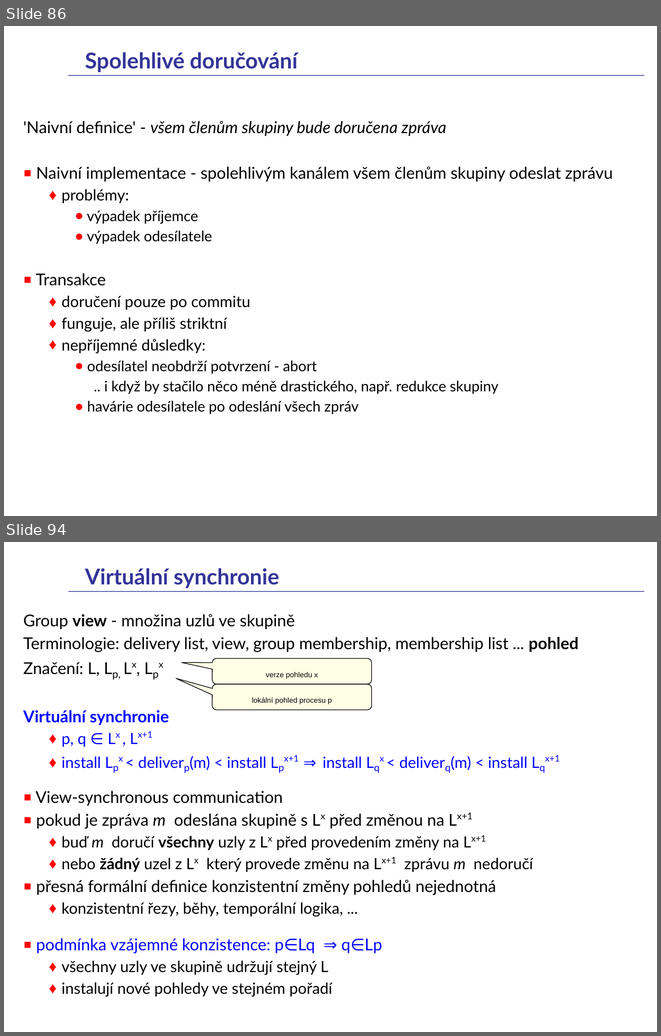
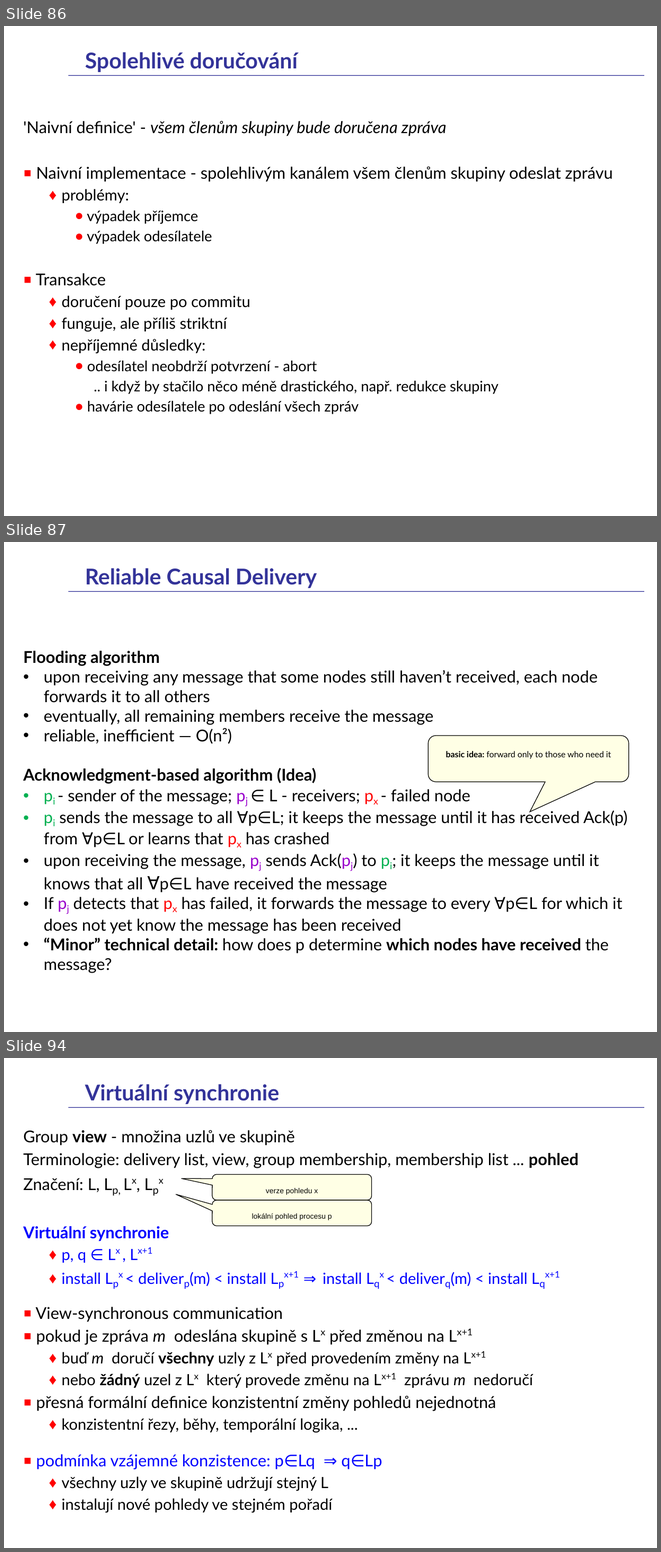
Before and after one commit to fan1x/fan1x.github.io, a slide deck: data/2025-26/pds/PDS-en.pptx. Shown one above the other, each under a label of ours: slides 86 and 94 before the commit, slides 86, 87 and 94 after it; the slides between them are not shown. The pictures are 661x1036 and 661x1552 pixels, drawn with LibreOffice and Linux fonts; fonts in the diff are those of the drawing. Boxes give left, top, right and bottom in pixels: in the first picture for what was removed or moved away, otherwise in the second. Text is boxed around its words. In the diff, an @@ line names an element or a change of style, - is before the commit and + after.

```diff
--- a/data/2025-26/pds/PDS-en.pptx
+++ b/data/2025-26/pds/PDS-en.pptx
@@ slide 87 added at (4,542,657,1032), background #FFFFFF; not listed: 2 template elements that a slide beside it also shows @@
@@ title added at (85,568,317,588), 24 pt, text #333399, bold @@
+Reliable Causal Delivery
@@ text added at (23,651,627,973), 18 pt, text #000000 @@
+Flooding algorithm
+• upon receiving any message that some nodes still haven’t received, each node forwards it to all others
+• eventually, all remaining members receive the message
+• reliable, inefficient — O(n²)
+Acknowledgment‑based algorithm (Idea)
+• pi - sender of the message; pj ∈ L - receivers; px - failed node
+• pi sends the message to all ∀p∈L; it keeps the message until it has received Ack(p) from ∀p∈L or learns that px has crashed
+• upon receiving the message, pj sends Ack(pj) to pi; it keeps the message until it knows that all ∀p∈L have received the message
+• If pj detects that px has failed, it forwards the message to every ∀p∈L for which it does not yet know the message has been received
+• “Minor” technical detail: how does p determine which nodes have received the message?
@@ rounded speech box added at (429,735,629,782), fill #FFFFCC at 50% opacity, outline #000000 0.75 pt, 16 pt, text #000000 @@
+basic idea: forward only to those who need it
```
Also in this commit, not shown: 8 slides changed, 1 slide removed, 1 other file.
